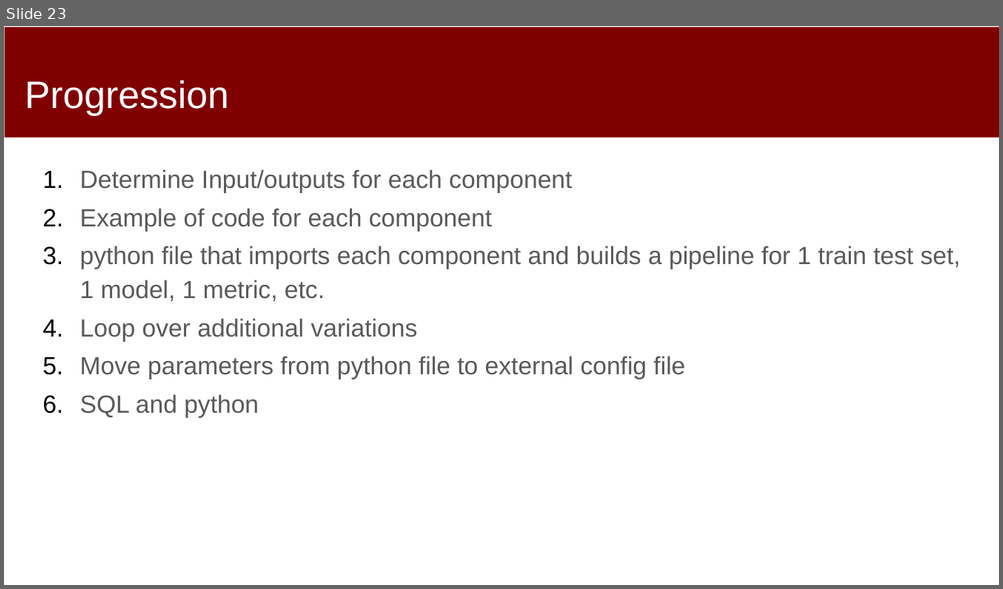
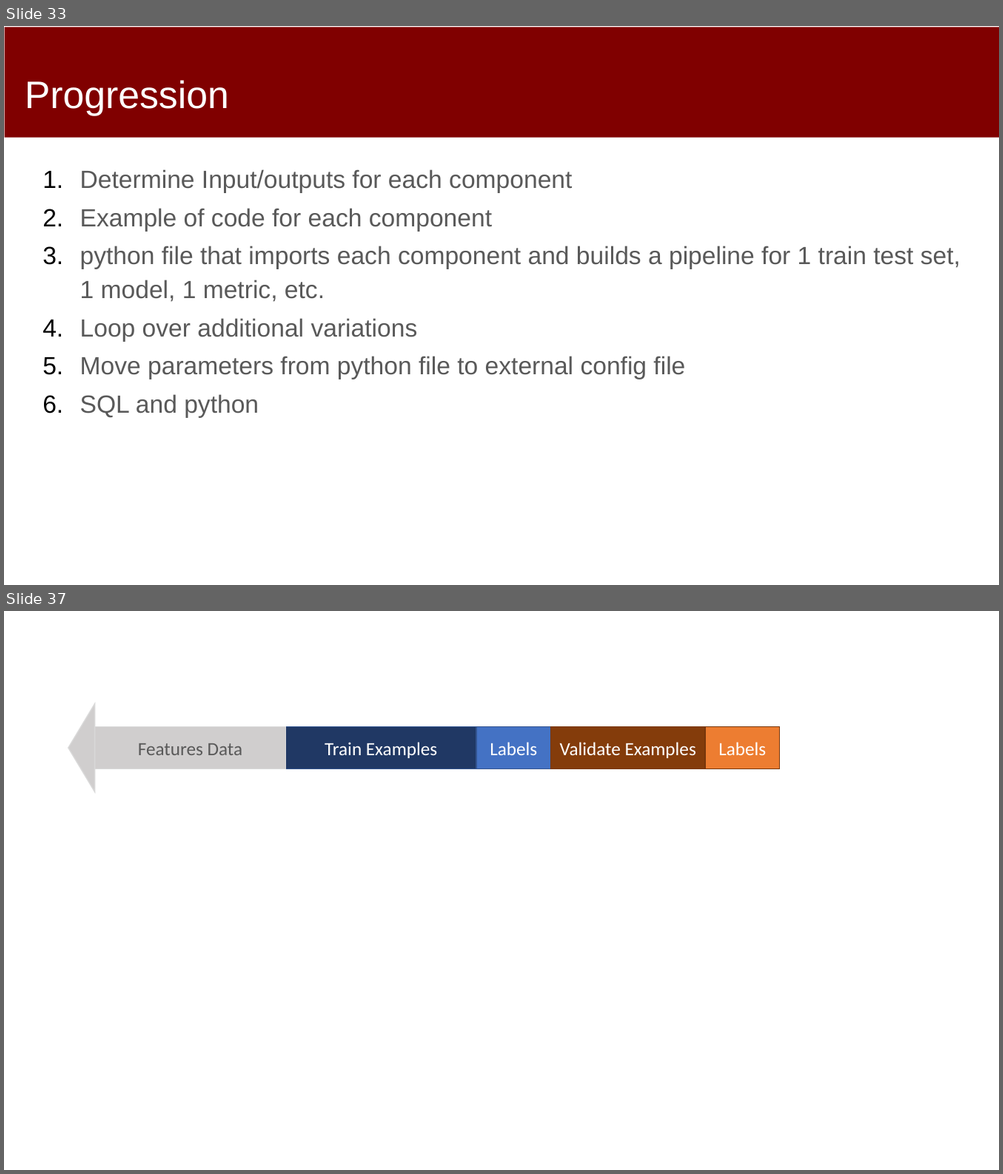
Before and after one commit to dssg/mlforpublicpolicylab, a slide deck: 04 - Machine Learning Pipelines/Machine-Learning-Pipelines.pptx. Shown one above the other, each under a label of ours: slide 23 before the commit, slides 33 and 37 after it; the slides between them are not shown. The pictures are 1003x589 and 1003x1174 pixels, drawn with LibreOffice and Linux fonts; fonts in the diff are those of the drawing. Boxes give left, top, right and bottom in pixels: in the first picture for what was removed or moved away, otherwise in the second. Text is boxed around its words. In the diff, an @@ line names an element or a change of style, - is before the commit and + after.

```diff
--- a/04 - Machine Learning Pipelines/Machine-Learning-Pipelines.pptx
+++ b/04 - Machine Learning Pipelines/Machine-Learning-Pipelines.pptx
@@ slide 37 added at [4, 611, 999, 1170], background #FFFFFF @@
@@ triangle added at [68, 704, 95, 792], fill #D0CECE, outline #D9D9D9 1 pt @@
@@ rectangle added at [95, 726, 286, 769], fill #D0CECE, outline #D9D9D9 1 pt, 18 pt, text #595959 @@
+Features Data
@@ rectangle added at [286, 726, 476, 769], fill #203864, outline #325491 1 pt, 18 pt, text #FFFFFF @@
+Train Examples
@@ rectangle added at [476, 726, 551, 769], fill #4472C4, outline #325491 1 pt, 18 pt, text #FFFFFF @@
+Labels
@@ rectangle added at [551, 726, 706, 769], fill #843C0B, outline #77360B 1 pt, 18 pt, text #FFFFFF @@
+Validate Examples
@@ rectangle added at [705, 726, 780, 769], fill #ED7D31, outline #77360B 1 pt, 18 pt, text #FFFFFF @@
+Labels
@@ what was slide 23 is now slide 33 @@
```
Also in this commit, not shown: 2 slides changed, 50 other slides added, 1 slide removed, 1 other file.
